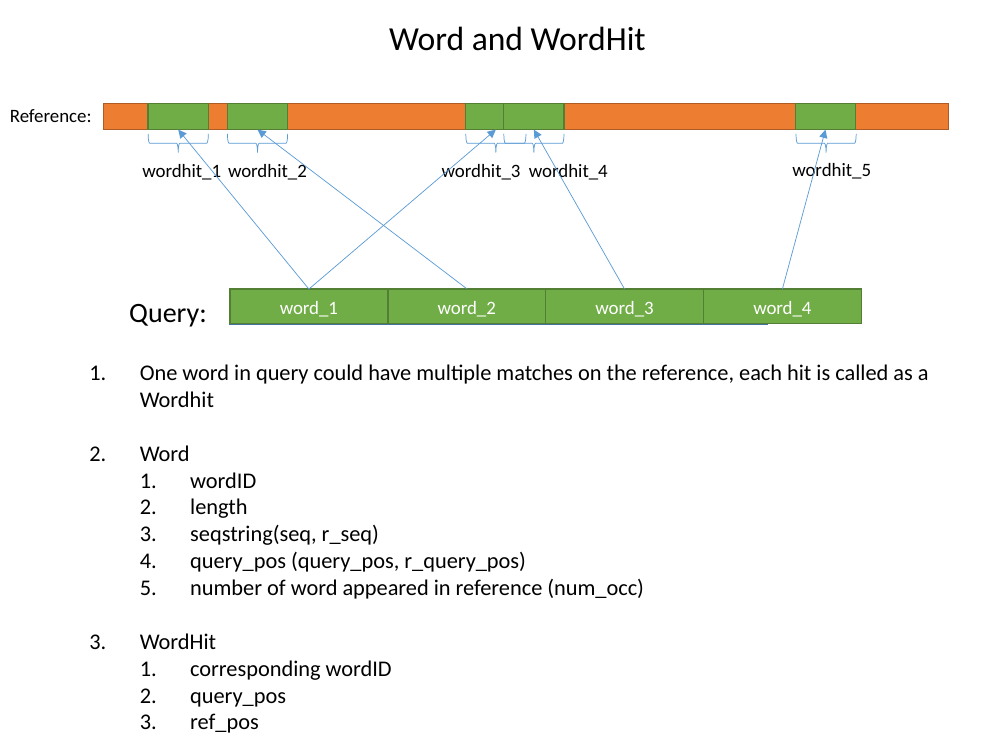
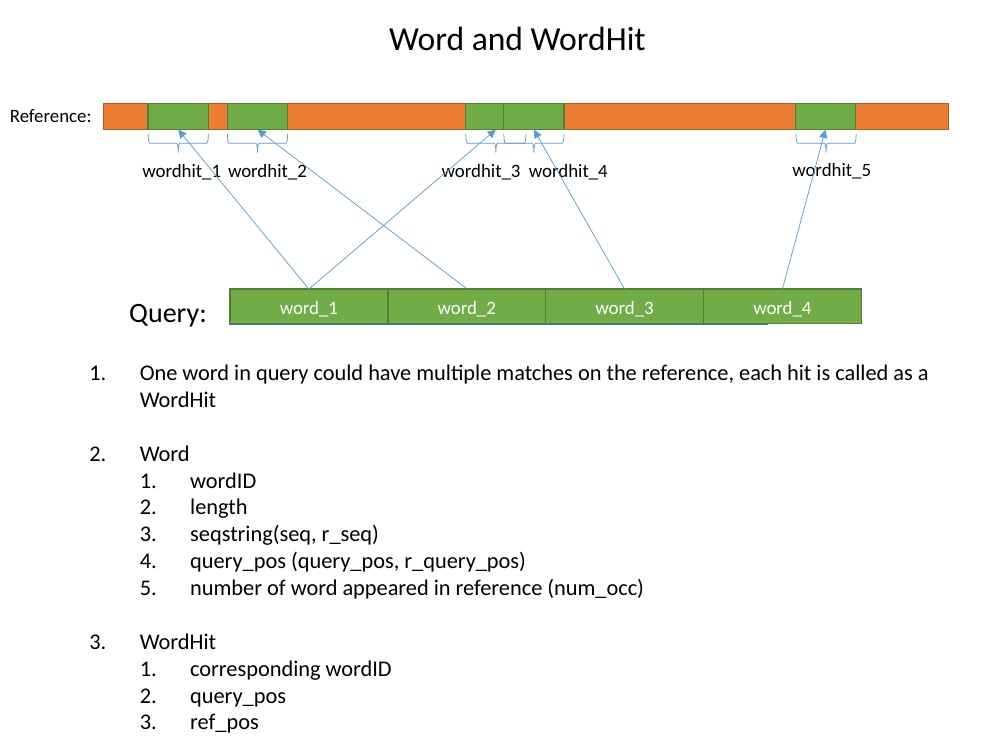
Before and after one commit to ganyfml/olegosa2, a slide deck: slide 3 of doc/Olego_SA.pptx. Drawn at 1008x756 pixels with LibreOffice and Linux fonts; fonts in the diff are those of the drawing. Boxes give left, top, right and bottom in pixels: in the first picture for what was removed or moved away, otherwise in the second. Text is boxed around its words. In the diff, an @@ line names an element or a change of style, - is before the commit and + after.

```diff
--- a/doc/Olego_SA.pptx
+++ b/doc/Olego_SA.pptx
@@ text at box(140, 364, 929, 407): text changed @@
-1. One word in query could have multiple matches on the reference, each hit is called as a Wordhit
+1. One word in query could have multiple matches on the reference, each hit is called as a WordHit
```
Also in this commit, not shown: 7 other slides changed.
